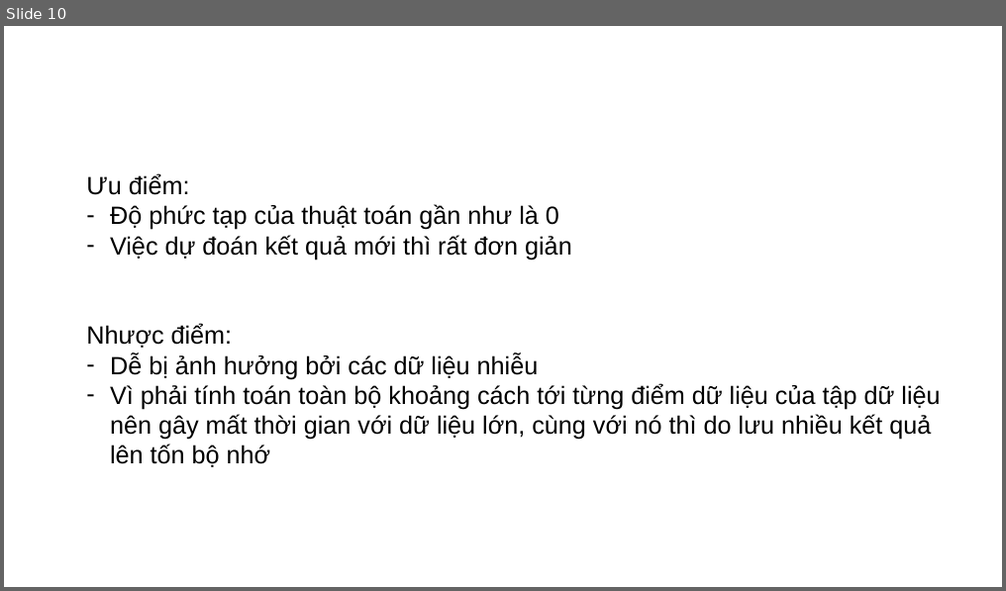
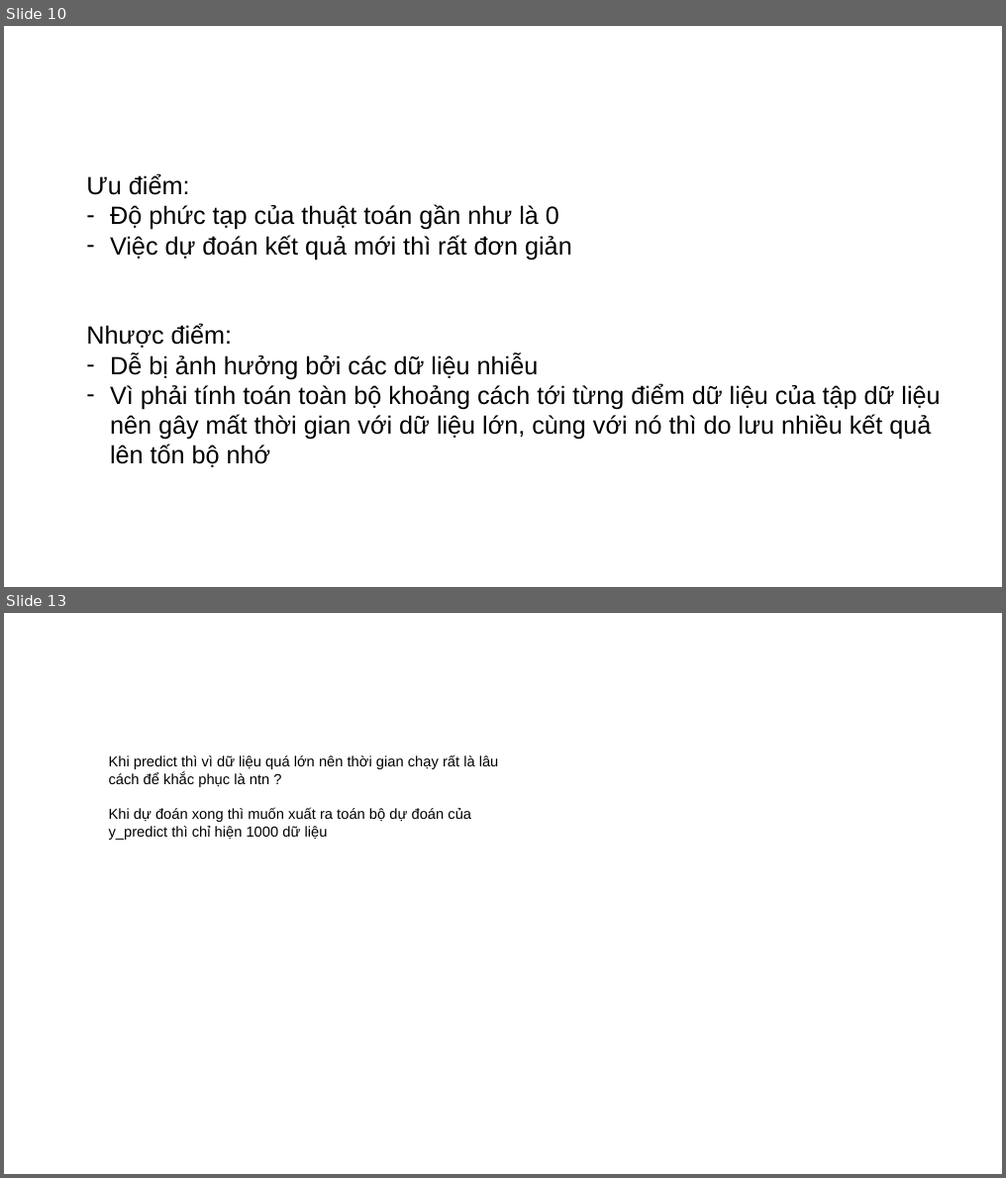
Before and after one commit to doanquocnhan/Credit-Card-Fraud-Detection-Using-KNN, a slide deck: BaoCao_4Tuandau.pptx. Shown one above the other, each under a label of ours: slide 10 before the commit, slides 10 and 13 after it; the slides between them are not shown. The pictures are 1006x591 and 1006x1178 pixels, drawn with LibreOffice and Linux fonts; fonts in the diff are those of the drawing; background and template pictures are left out. Boxes give left, top, right and bottom in pixels: in the first picture for what was removed or moved away, otherwise in the second. Text is boxed around its words. In the diff, an @@ line names an element or a change of style, - is before the commit and + after.

```diff
--- a/BaoCao_4Tuandau.pptx
+++ b/BaoCao_4Tuandau.pptx
@@ slide 13 added at <box>4,613,1002,1174</box>, background picture (left out) @@
@@ text added at <box>109,755,499,840</box>, 14 pt, text #000000 @@
+Khi predict thì vì dữ liệu quá lớn nên thời gian chạy rất là lâu cách để khắc phục là ntn ?
+Khi dự đoán xong thì muốn xuất ra toán bộ dự đoán của y_predict thì chỉ hiện 1000 dữ liệu
```
Also in this commit, not shown: 3 slides changed, 4 other slides added.
